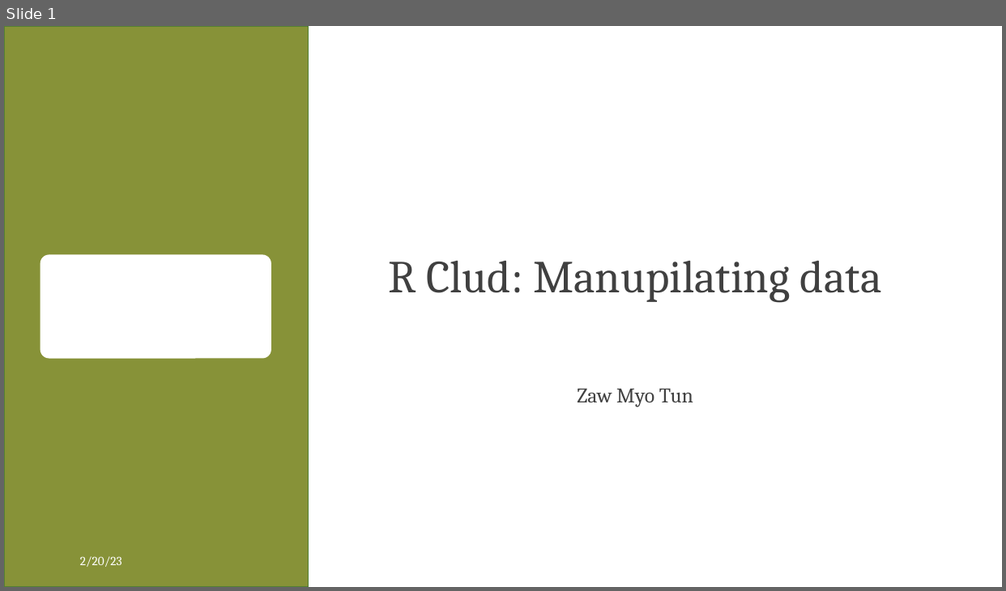
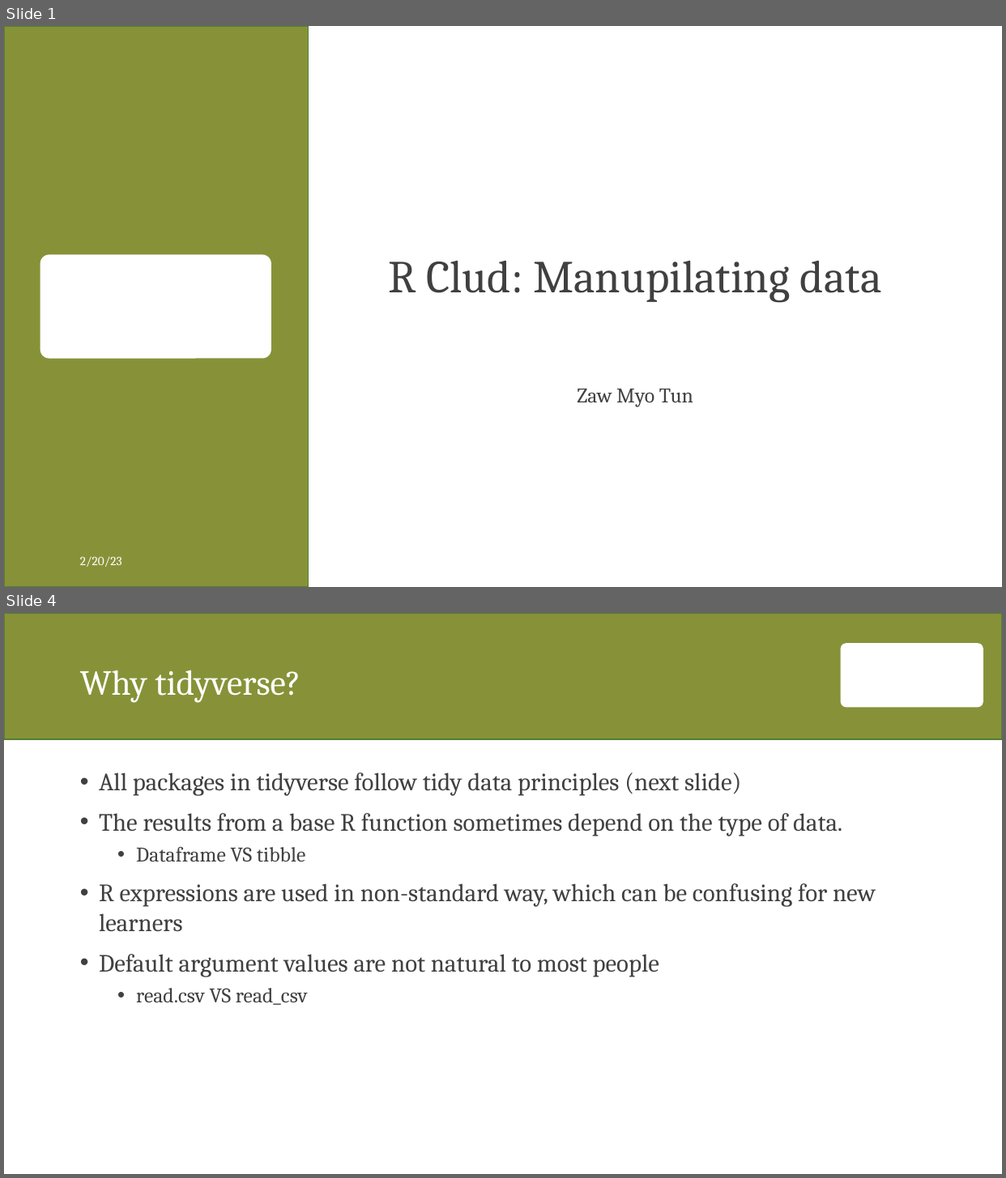
Before and after one commit to zawmtun/r_club, a slide deck: ex/03_manipulating_data.pptx. Shown one above the other, each under a label of ours: slide 1 before the commit, slides 1 and 4 after it; the slides between them are not shown. The pictures are 1006x591 and 1006x1178 pixels, drawn with LibreOffice and Linux fonts; fonts in the diff are those of the drawing; background and template pictures are left out. Boxes give left, top, right and bottom in pixels: in the first picture for what was removed or moved away, otherwise in the second. Text is boxed around its words. In the diff, an @@ line names an element or a change of style, - is before the commit and + after.

Commit message:
add details to 03_manipulating_data.pptx

```diff
--- a/ex/03_manipulating_data.pptx
+++ b/ex/03_manipulating_data.pptx
@@ slide 4 added at [4,613,1002,1174], background #FFFFFF @@
@@ rectangle added at [4,613,1002,739], fill #879238, outline #538035 1 pt @@
@@ rounded rectangle added at [841,643,984,707], fill #FFFFFF @@
@@ title added at [80,670,300,703], 34 pt, text #FFFFFF @@
+Why tidyverse?
@@ text added at [99,773,876,1005], 24 pt, text #404040 @@
+• All packages in tidyverse follow tidy data principles (next slide)
+• The results from a base R function sometimes depend on the type of data.
+  • Dataframe VS tibble
+• R expressions are used in non-standard way, which can be confusing for new learners
+• Default argument values are not natural to most people
+  • read.csv VS read_csv
```
Also in this commit, not shown: 1 slide changed, 13 other slides added, 2 other files.
